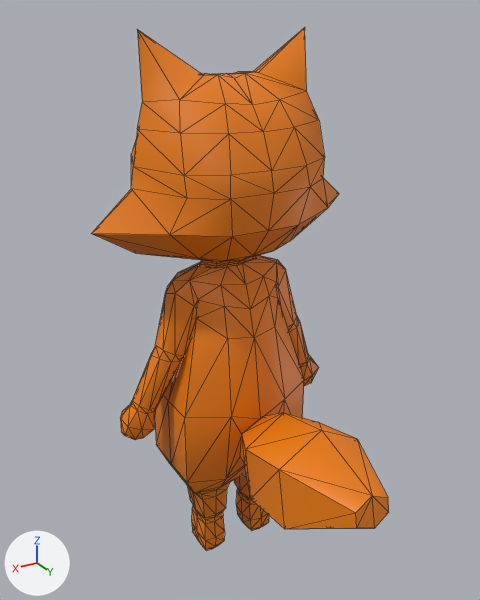
The glTF model driftlock/assets/objects/fox.glb as it was, and as the next commit left it.
One viewpoint serves both versions: a camera (50 mm lens) standing at (0.836, 1.456, 1.494) and looking at (0.01, 0.08, 0.805). The lights are fixed; the arrows at lower left show +X, +Y and +Z. Both versions are drawn at frame 0 of the action 'wave'; the numbers are the values there. Mesh edges are drawn as thin lines. Vertices at the same position are counted once.

The older version as bpy lines, for what is in view:
```python
me_cube = bpy.data.meshes.new('Cube')
me_cube.from_pydata(...)  # 588 vertices, 1172 faces; spans x -0.67..0.67, y -0.67..1.14, z -0.07..2.66
me_cube.materials.append(mat_material)  # picture img_jasklf
ob_fox = bpy.data.objects.new('Fox', me_cube)
ob_fox.location = (0.0, 0.0, 0.0)
ob_fox.scale = (0.551, 0.551, 0.551)
```
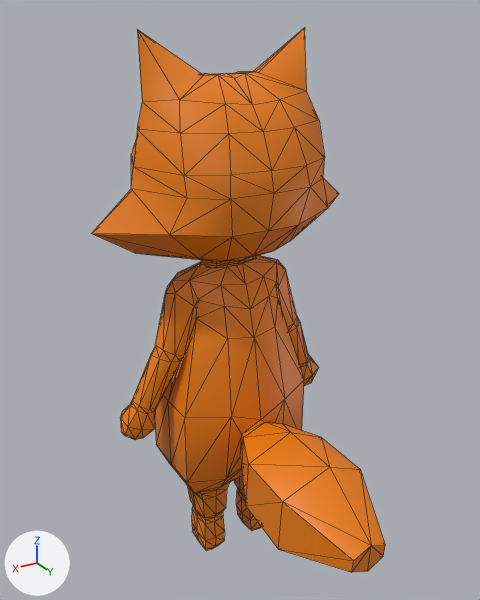
Changed parts and their boxes [x1, y1, x2, y2] in the pictures (480 x 600 px; the box of a moved part takes in the faces that stretch with it):
```json
{"object": "Fox", "change": "reshaped", "before": [91, 27, 389, 551], "after": [91, 27, 385, 572]}
{"part": 1, "of": "me_cube", "change": "moved or reshaped", "before": [241, 413, 389, 529], "after": [240, 420, 385, 572]}
```

The change, as JSON lines over the scene's bpy script:
```json
{"block": "me_cube", "where": "me_cube.from_pydata(...)  # 588 vertices, 1172 faces; spans x -0.67..0.67, y -0.67..1.14, z -0.07..2.66"}
{"block": "me_cube", "where": "# used by ob_fox; location = (0.0, 0.0, 0.0); scale = (0.551, 0.551, 0.551)"}
{"block": "me_cube", "change": "me_cube part 1: all 24 vertices in x -0.21..0.21, y 0.32..1.14, z 0.6..1.09 are turned -15.2 degrees about the x axis through their middle, then moved by (0.0, 0.0, -0.12)"}
```
